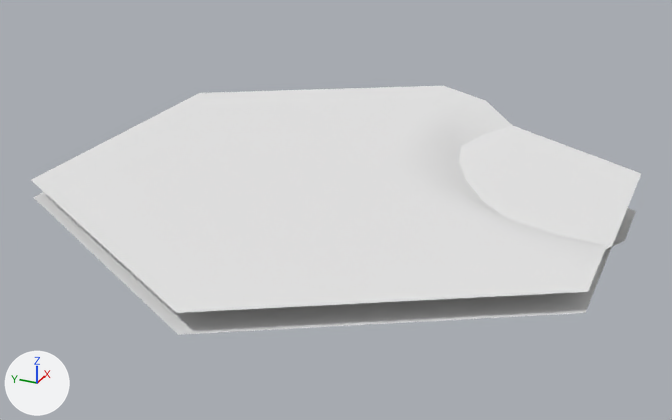
What one commit did to the OBJ model Assets/GroundTiles/Shore_G4O0_Type00.obj.
One viewpoint serves both versions: a camera (50 mm lens) standing at (-64.4, -28.1, 28.3) and looking at (-0.7, 0.6, -3.6). Arrows for +X, +Y and +Z are at lower left; the lights stay in place. Where no turn or scale is listed for an object, it has been applied to the vertices.

Objects in the first picture: 'Shore_G4O0_Type00'.
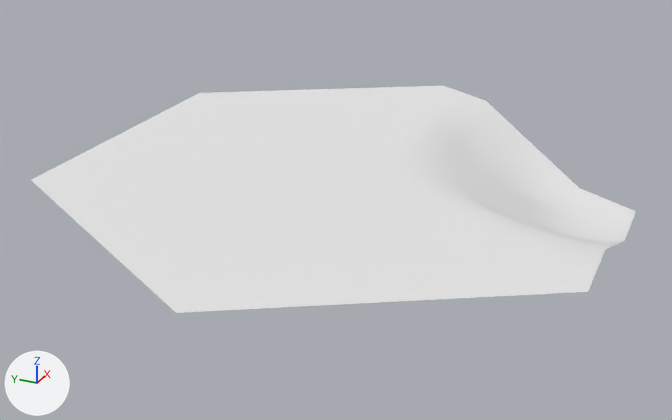
Where the change shows, as pixel boxes (x1, y1, x2, y2) in the pictures (672 x 420 px):
'Shore_G4O0_Type00', reshaped (9% shorter): before (31, 86, 641, 335); after (31, 86, 636, 313)
part 1 of me_shore_g4o0_type00, deleted: before (33, 125, 641, 335)

The edits, one by one:
me_shore_g4o0_type00 has 320 vertices, 294 faces and spans x -25.0..25.0, y -21.7..21.7, z -5.3..0.0.
me_shore_g4o0_type00 is used by ob_shore_g4o0_type00; location (0.0, 0.0, 0.0).
me_shore_g4o0_type00 part 1: the loose piece of 7 vertices spanning x -25.0..25.0, y -21.7..21.7, z -1.5 is deleted.
me_shore_g4o0_type00 no longer uses material mat_lambert3sg (white #e7e7e7).
